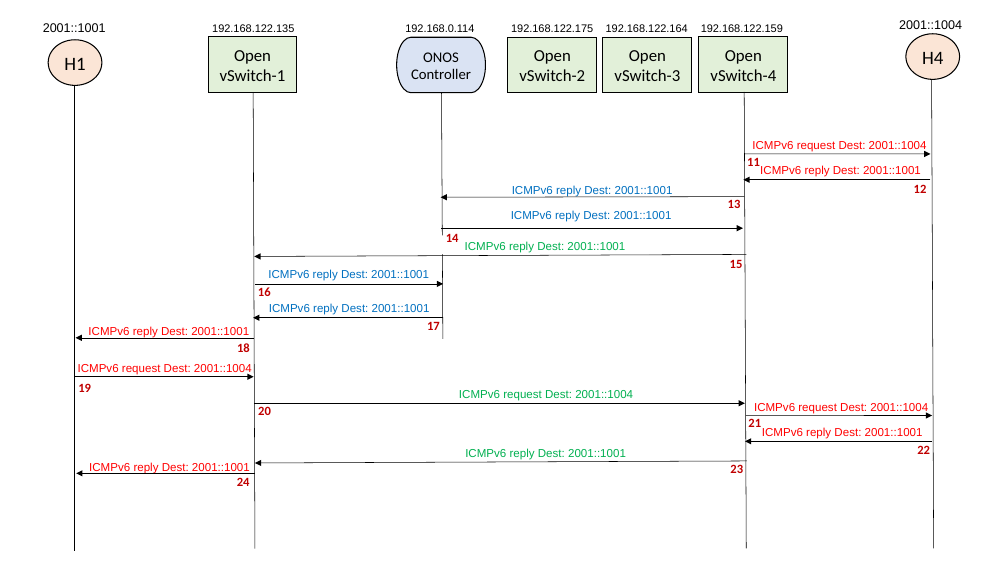
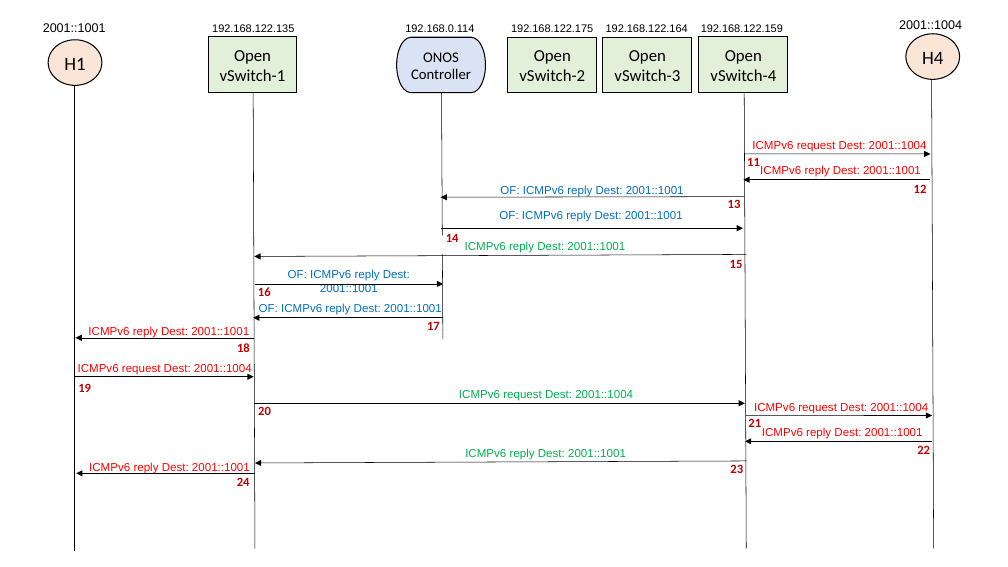
Before and after one commit to harshal-vaze/Software-Defined-Networking-with-ONOS, a slide deck: slide 23 of Content/Diagrams.pptx (slide 16 before the commit). Drawn at 1008x567 pixels with LibreOffice and Linux fonts; fonts in the diff are those of the drawing. Boxes give left, top, right and bottom in pixels: in the first picture for what was removed or moved away, otherwise in the second. Text is boxed around its words. In the diff, an @@ line names an element or a change of style, - is before the commit and + after.

```diff
--- a/Content/Diagrams.pptx
+++ b/Content/Diagrams.pptx
@@ text at (500, 185, 684, 197): text changed @@
-ICMPv6 reply Dest: 2001::1001
+OF: ICMPv6 reply Dest: 2001::1001
@@ text at (499, 210, 683, 222): text changed @@
-ICMPv6 reply Dest: 2001::1001
+OF: ICMPv6 reply Dest: 2001::1001
@@ text at (288, 270, 410, 292): text changed @@
-ICMPv6 reply Dest: 2001::1001
+OF: ICMPv6 reply Dest: 2001::1001
@@ text at (259, 303, 442, 315): text changed @@
-ICMPv6 reply Dest: 2001::1001
+OF: ICMPv6 reply Dest: 2001::1001
```
Also in this commit, not shown: 1 other slide changed, 11 slides added, 1 slide removed, 7 other files.
